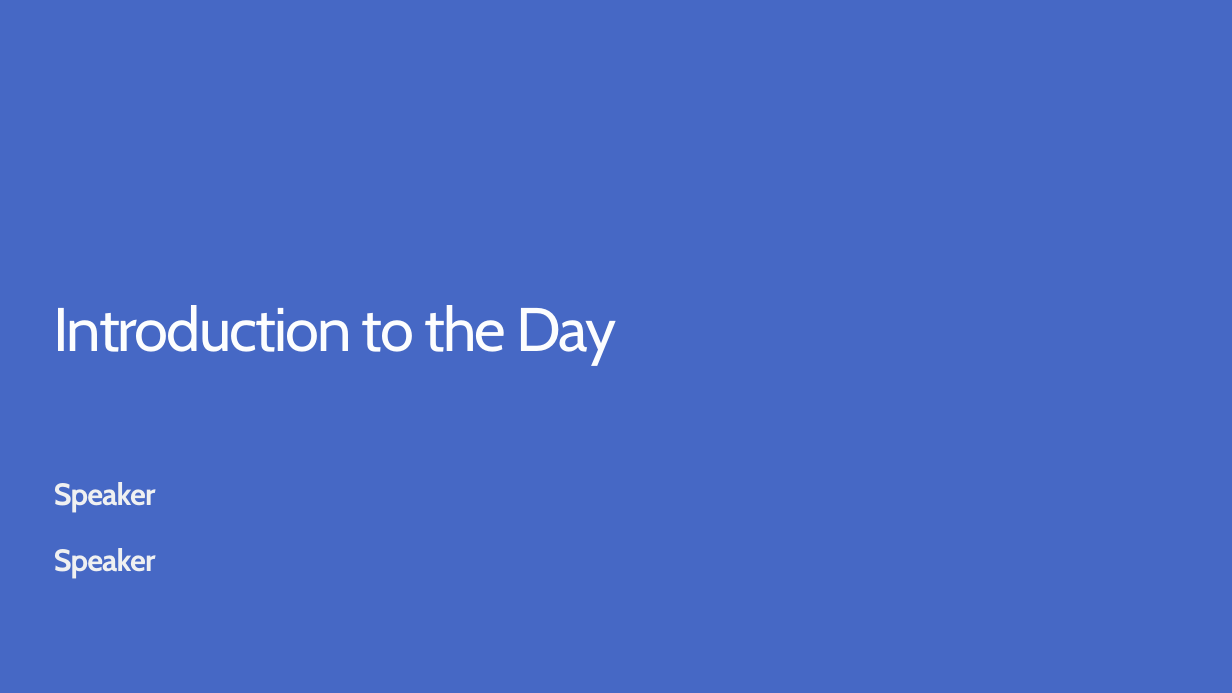
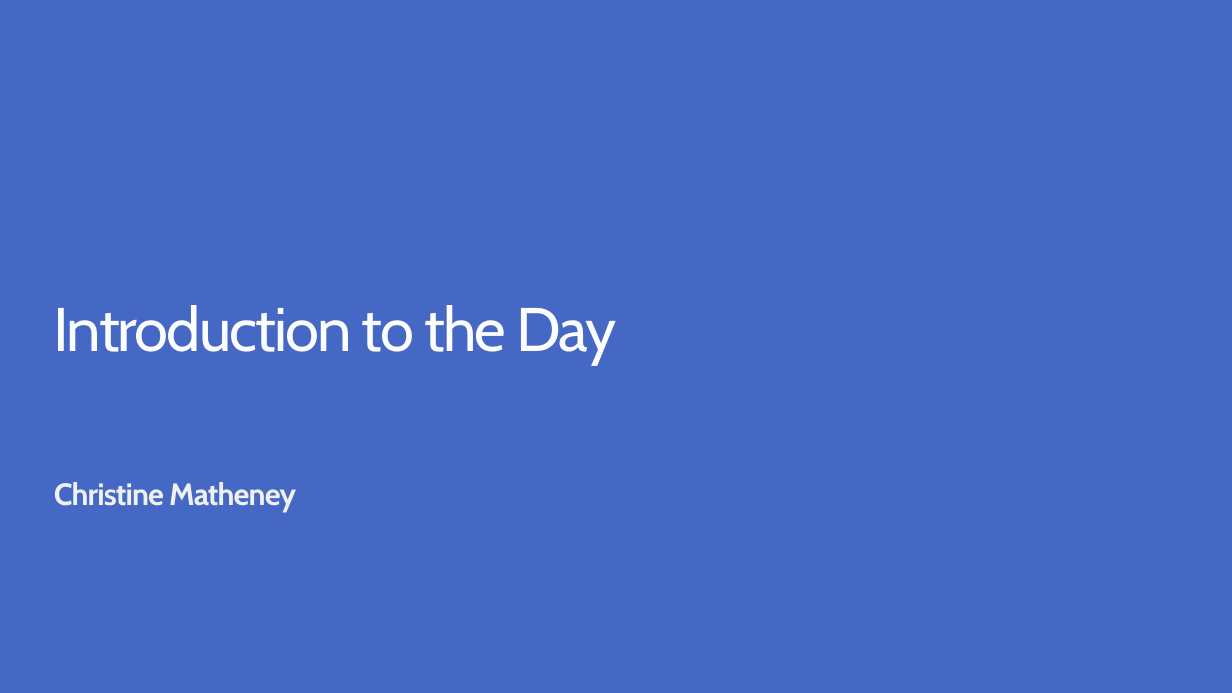
Before and after one commit to stinethebean/O365CampDTW, a slide deck: slide 3 of 01.Introduction to the Day/Introduction to the Day.pptx. Drawn at 1232x693 pixels with LibreOffice and Linux fonts; fonts in the diff are those of the drawing. Boxes give left, top, right and bottom in pixels: in the first picture for what was removed or moved away, otherwise in the second. Text is boxed around its words. In the diff, an @@ line names an element or a change of style, - is before the commit and + after.

```diff
--- a/01.Introduction to the Day/Introduction to the Day.pptx
+++ b/01.Introduction to the Day/Introduction to the Day.pptx
@@ subtitle at [54,482,296,511]: text changed @@
-Speaker
-Speaker
+Christine Matheney
```
Also in this commit, not shown: 7 other slides changed, 14 other files.
